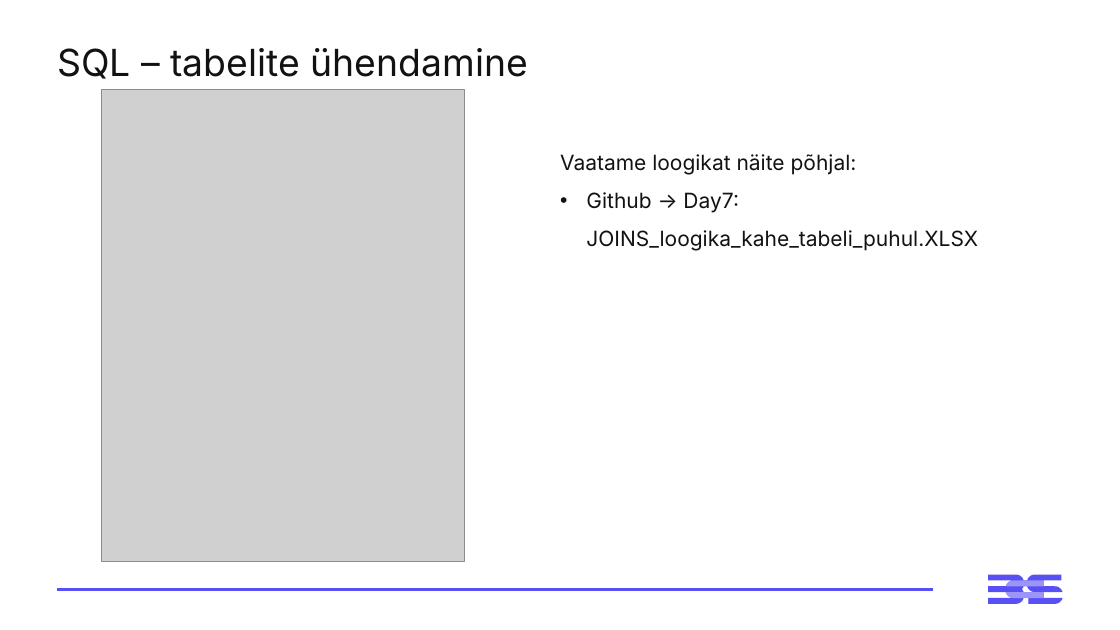
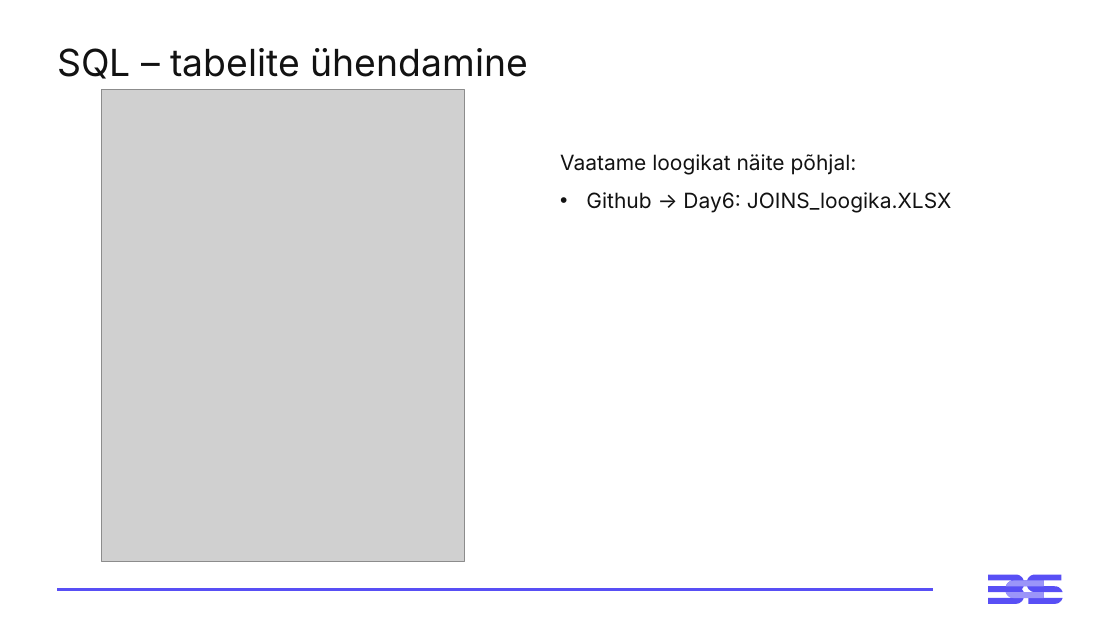
Before and after one commit to virverani/andmetarkus_2026_kevad, a slide deck: slide 8 of Day6/6-paev-andmetarkus-esitlus.pptx (slide 4 before the commit). Drawn at 1120x630 pixels with LibreOffice and Linux fonts; fonts in the diff are those of the drawing; grey boxes stand for pictures. Boxes give left, top, right and bottom in pixels: in the first picture for what was removed or moved away, otherwise in the second. Text is boxed around its words. In the diff, an @@ line names an element or a change of style, - is before the commit and + after.

```diff
--- a/Day6/6-paev-andmetarkus-esitlus.pptx
+++ b/Day6/6-paev-andmetarkus-esitlus.pptx
@@ text at (586, 192, 952, 213): text changed @@
-• Github → Day7: JOINS_loogika_kahe_tabeli_puhul.XLSX
+• Github → Day6: JOINS_loogika.XLSX
```
Also in this commit, not shown: 4 other slides changed, 1 slide added, 3 slides removed, 8 other files.
